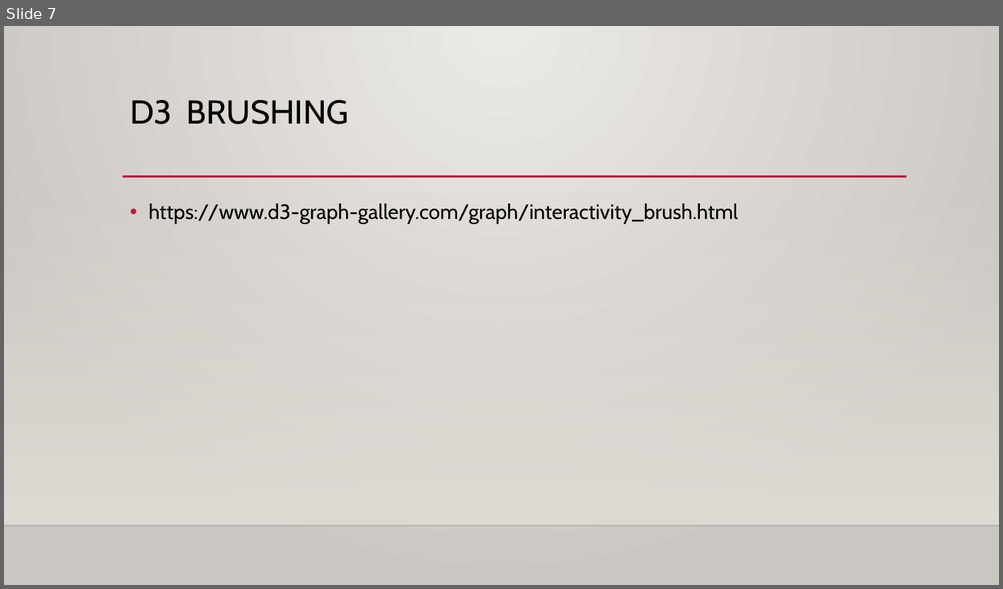
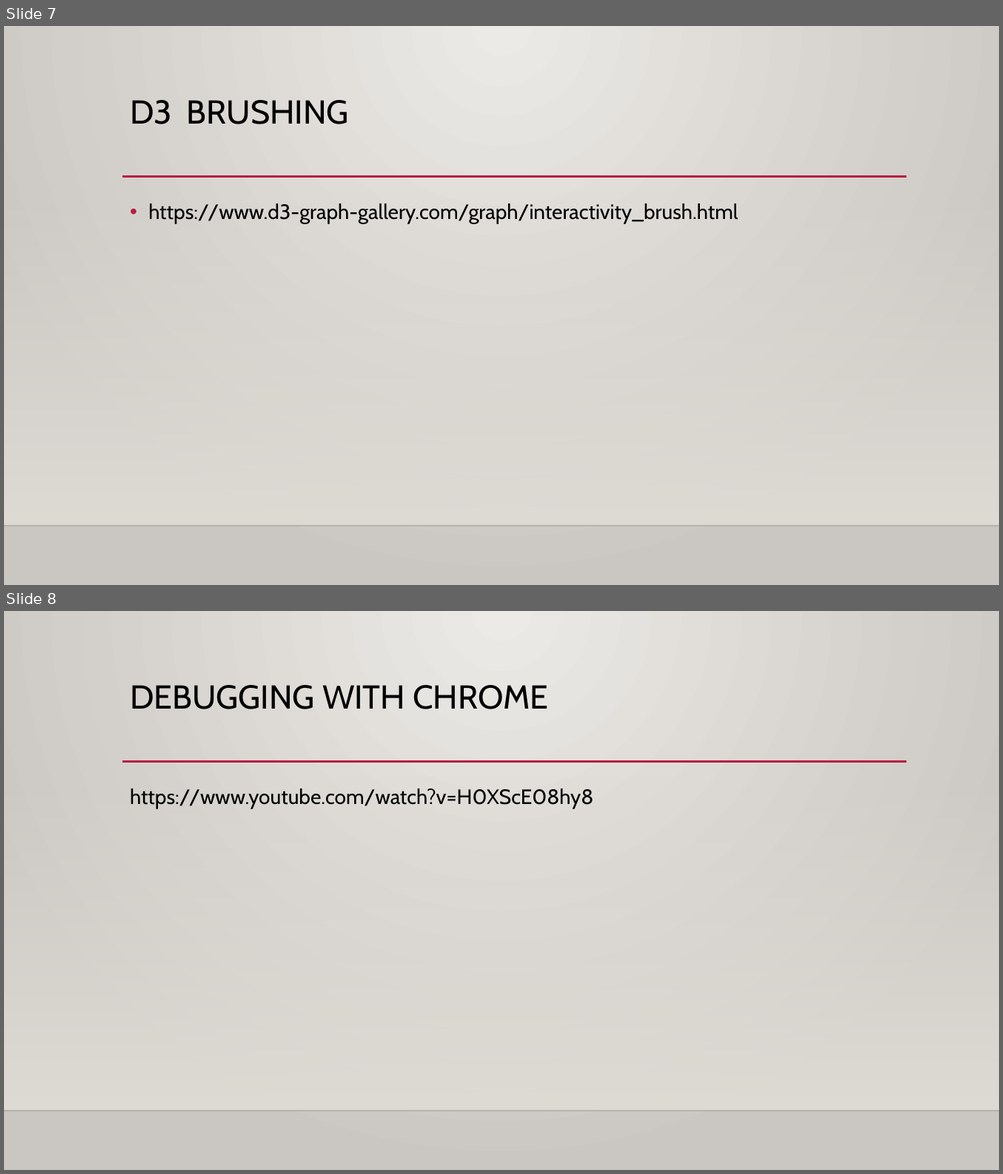
Before and after one commit to Vineeth-Avvaru/CSE332_Sample_Code, a slide deck: D3 Live Session.pptx. Shown one above the other, each under a label of ours: slide 7 before the commit, slides 7 and 8 after it. The pictures are 1003x589 and 1003x1174 pixels, drawn with LibreOffice and Linux fonts; fonts in the diff are those of the drawing; background and template pictures are left out. Boxes give left, top, right and bottom in pixels: in the first picture for what was removed or moved away, otherwise in the second. Text is boxed around its words. In the diff, an @@ line names an element or a change of style, - is before the commit and + after.

```diff
--- a/D3 Live Session.pptx
+++ b/D3 Live Session.pptx
@@ slide 8 added at <box>4,611,999,1170</box>, background gradient #ECEAE7 to #CAC7C1; not listed: 3 template elements that a slide beside it also shows @@
@@ title added at <box>130,685,548,709</box>, 32 pt, text #000000 @@
+DEBUGGING WITH CHROME
@@ text added at <box>130,789,593,809</box>, 20 pt, text #000000 @@
+https://www.youtube.com/watch?v=H0XScE08hy8
```
Also in this commit, not shown: 1 slide changed.
